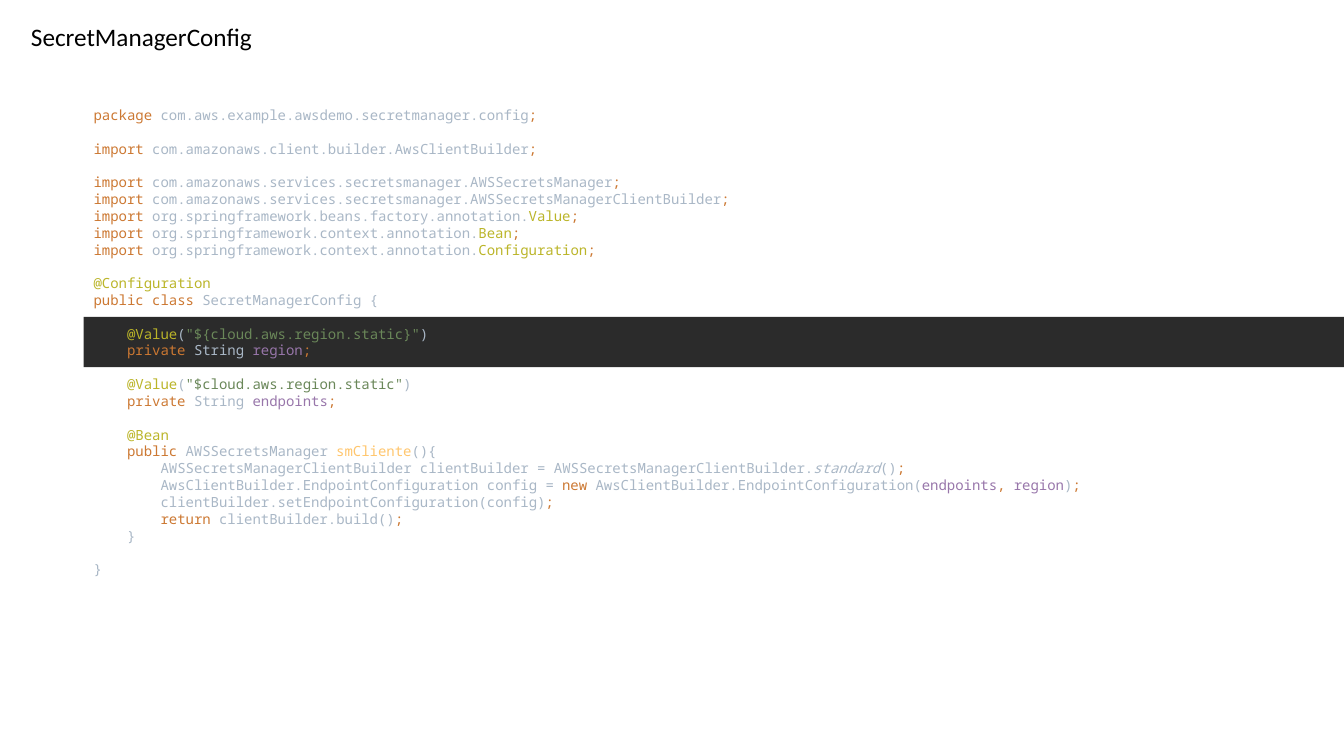
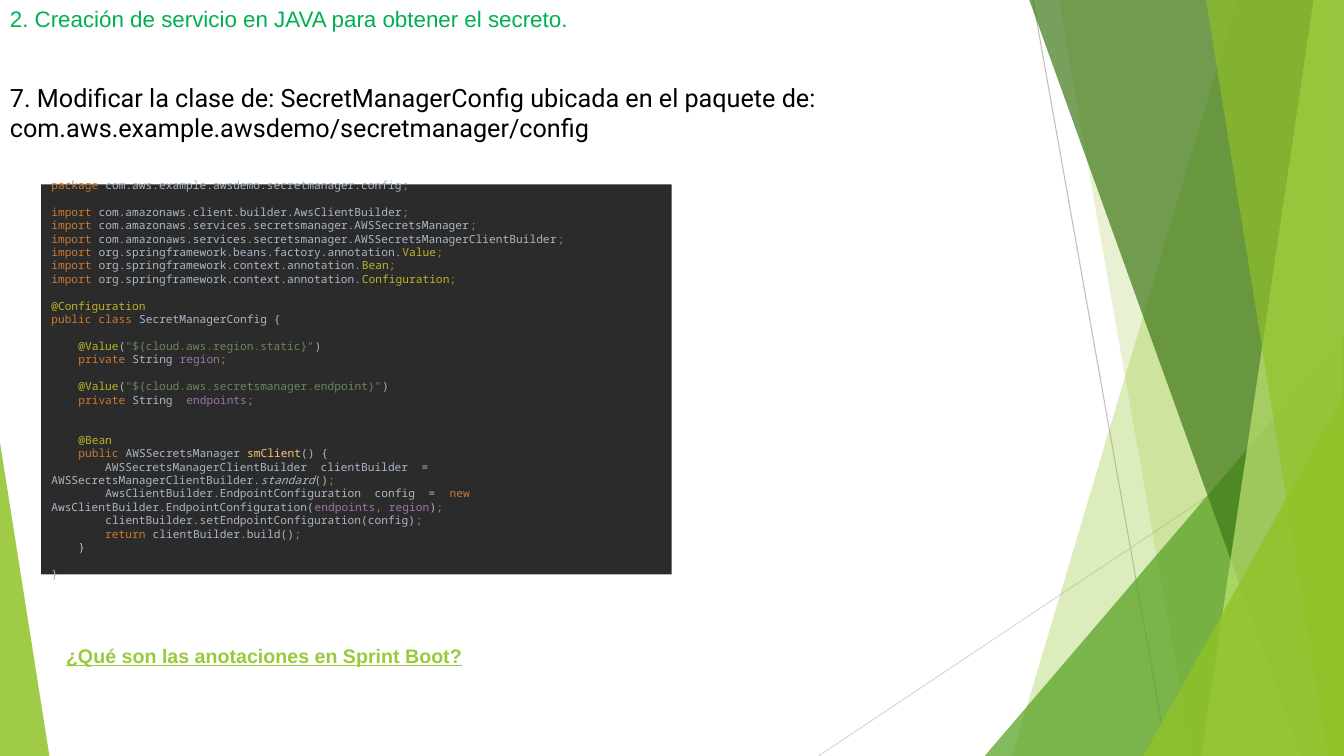
Before and after one commit to MayaDiazAnaMaria/proyectosGit, a slide deck: slide 15 of awsSecret/awsSecret.pptx (slide 33 before the commit). Drawn at 1344x756 pixels with LibreOffice and Linux fonts; fonts in the diff are those of the drawing. Boxes give left, top, right and bottom in pixels: in the first picture for what was removed or moved away, otherwise in the second. Text is boxed around its words. In the diff, an @@ line names an element or a change of style, - is before the commit and + after.

```diff
--- a/awsSecret/awsSecret.pptx
+++ b/awsSecret/awsSecret.pptx
@@ text added at [10,10,567,32], 16 pt, text #00B050 @@
+2. Creación de servicio en JAVA para obtener el secreto.
@@ text at [10,88,816,143]: text changed; font Calibri to Roboto @@
-SecretManagerConfig
+7. Modificar la clase de: SecretManagerConfig ubicada en el paquete de: com.aws.example.awsdemo/secretmanager/config
@@ rectangle "package com.aws.example.awsdemo.secretmanager.config; import ...": place and size @@
-rectangle "package com.aws.example.awsdemo.secretmanager.config; import ..." at [84,317,1344,367]
+rectangle "package com.aws.example.awsdemo.secretmanager.config; import ..." at [41,185,671,575]
@@ text in rectangle at [51,178,557,540]: text changed; size 10 to 8 pt @@
-package com.aws.example.awsdemo.secretmanager.config;
-import com.amazonaws.client.builder.AwsClientBuilder;
-import com.amazonaws.services.secretsmanager.AWSSecretsManager;
-import com.amazonaws.services.secretsmanager.AWSSecretsManagerClientBuilder;
-import org.springframework.beans.factory.annotation.Value;
-import org.springframework.context.annotation.Bean;
-import org.springframework.context.annotation.Configuration;
-@Configuration
-public class SecretManagerConfig {
-@Value("${cloud.aws.region.static}")
-private String region;
-@Value("$cloud.aws.region.static")
-private String endpoints;
-@Bean
-public AWSSecretsManager smCliente(){
-AWSSecretsManagerClientBuilder clientBuilder = AWSSecretsManagerClientBuilder.standard();
-AwsClientBuilder.EndpointConfiguration config = new AwsClientBuilder.EndpointConfiguration(endpoints, region);
-clientBuilder.setEndpointConfiguration(config);
-return clientBuilder.build();
-}
-}
+package com.aws.example.awsdemo.secretmanager.config;
+import com.amazonaws.client.builder.AwsClientBuilder;
+import com.amazonaws.services.secretsmanager.AWSSecretsManager;
+import com.amazonaws.services.secretsmanager.AWSSecretsManagerClientBuilder;
+import org.springframework.beans.factory.annotation.Value;
+import org.springframework.context.annotation.Bean;
+import org.springframework.context.annotation.Configuration;
+@Configuration
+public class SecretManagerConfig {
+@Value("${cloud.aws.region.static}")
+private String region;
+@Value("${cloud.aws.secretsmanager.endpoint}")
+private String endpoints;
+@Bean
+public AWSSecretsManager smClient() {
+AWSSecretsManagerClientBuilder clientBuilder = AWSSecretsManagerClientBuilder.standard();
+AwsClientBuilder.EndpointConfiguration config = new AwsClientBuilder.EndpointConfiguration(endpoints, region);
+clientBuilder.setEndpointConfiguration(config);
+return clientBuilder.build();
+}
+}
@@ group added at [0,0,1344,756]: 5 freeform shapes, 3 triangles, 2 lines @@
@@ text added at [66,648,462,667], 14 pt, text #99CA3C, bold, underline @@
+¿Qué son las anotaciones en Sprint Boot?
```
Also in this commit, not shown: 9 other slides changed, 12 slides added, 32 slides removed, 15 other files.
